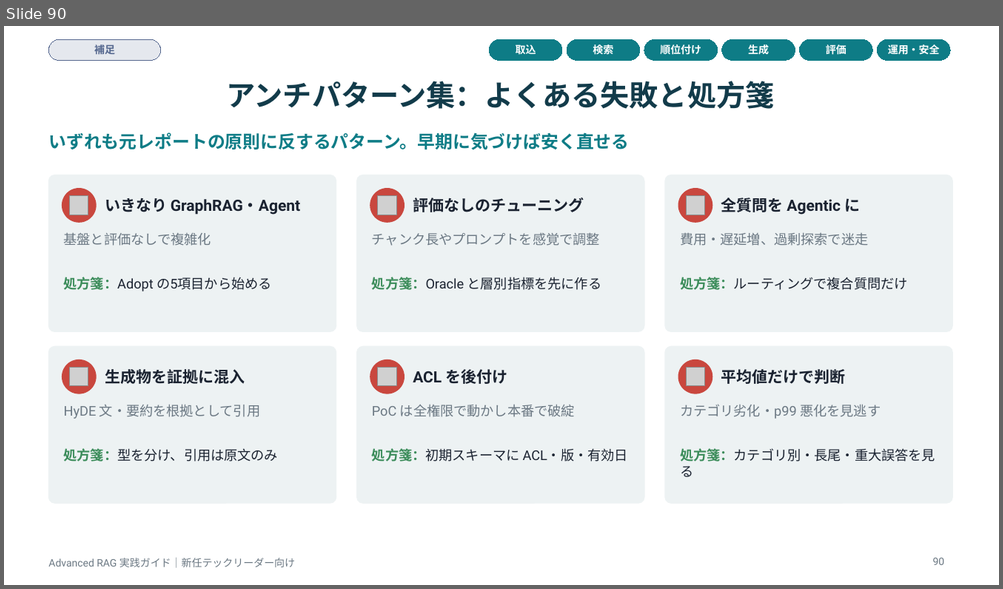
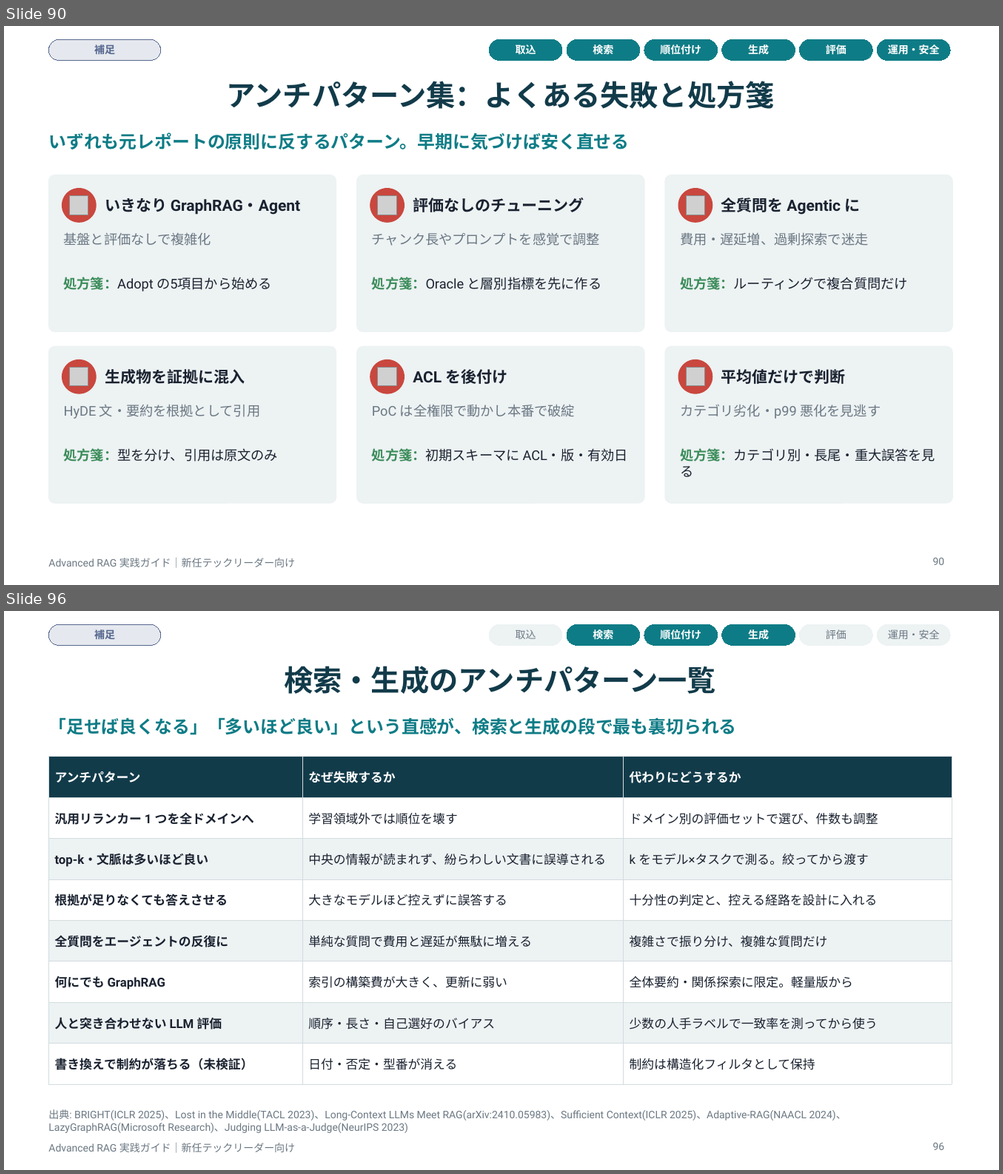
Before and after one commit to Takenori-Kusaka/advanced-rag-fmea-casestudy, a slide deck: slides/AdvancedRAG_実践ガイド.pptx. Shown one above the other, each under a label of ours: slide 90 before the commit, slides 90 and 96 after it; the slides between them are not shown. The pictures are 1003x589 and 1003x1174 pixels, drawn with LibreOffice and Linux fonts; fonts in the diff are those of the drawing; grey boxes stand for pictures. Boxes give left, top, right and bottom in pixels: in the first picture for what was removed or moved away, otherwise in the second. Text is boxed around its words. In the diff, an @@ line names an element or a change of style, - is before the commit and + after.

```diff
--- a/slides/AdvancedRAG_実践ガイド.pptx
+++ b/slides/AdvancedRAG_実践ガイド.pptx
@@ slide 96 added at [4, 611, 999, 1170], background #FFFFFF; not listed: 1 template element that a slide beside it also shows @@
@@ rounded rectangle added at [48, 624, 161, 645], fill #56688F at 15% opacity, outline #56688F 0.75 pt, 10 pt, text #56688F, bold @@
+補足
@@ rounded rectangle added at [489, 624, 562, 645], fill #EDF2F3, outline #EDF2F3 0.75 pt, 10 pt, text #6B7883 @@
+取込
@@ rounded rectangle added at [566, 624, 640, 645], fill #0E7C86, outline #0E7C86 0.75 pt, 10 pt, text #FFFFFF, bold @@
+検索
@@ rounded rectangle added at [644, 624, 717, 645], fill #0E7C86, outline #0E7C86 0.75 pt, 10 pt, text #FFFFFF, bold @@
+順位付け
@@ rounded rectangle added at [722, 624, 795, 645], fill #0E7C86, outline #0E7C86 0.75 pt, 10 pt, text #FFFFFF, bold @@
+生成
@@ rounded rectangle added at [800, 624, 873, 645], fill #EDF2F3, outline #EDF2F3 0.75 pt, 10 pt, text #6B7883 @@
+評価
@@ rounded rectangle added at [877, 624, 950, 645], fill #EDF2F3, outline #EDF2F3 0.75 pt, 10 pt, text #6B7883 @@
+運用・安全
@@ title added at [284, 666, 716, 694], 28 pt, text #123B4A, bold @@
+検索・生成のアンチパターン一覧
@@ text added at [48, 718, 736, 735], 17 pt, text #0E7C86, bold @@
+「足せば良くなる」「多いほど良い」という直感が、検索と生成の段で最も裏切られる
@@ table added at [48, 757, 951, 1073], 8 rows, 3 columns @@
+アンチパターン | なぜ失敗するか | 代わりにどうするか
+汎用リランカー 1 つを全ドメインへ | 学習領域外では順位を壊す | ドメイン別の評価セットで選び、件数も調整
+top-k・文脈は多いほど良い | 中央の情報が読まれず、紛らわしい文書に誤導される | k をモデル×タスクで測る。絞ってから渡す
+根拠が足りなくても答えさせる | 大きなモデルほど控えずに誤答する | 十分性の判定と、控える経路を設計に入れる
+全質問をエージェントの反復に | 単純な質問で費用と遅延が無駄に増える | 複雑さで振り分け、複雑な質問だけ
+何にでも GraphRAG | 索引の構築費が大きく、更新に弱い | 全体要約・関係探索に限定。軽量版から
+人と突き合わせない LLM 評価 | 順序・長さ・自己選好のバイアス | 少数の人手ラベルで一致率を測ってから使う
+書き換えで制約が落ちる（未検証） | 日付・否定・型番が消える | 制約は構造化フィルタとして保持
@@ text added at [48, 1110, 846, 1133], 10 pt, text #6B7883 @@
+出典: BRIGHT(ICLR 2025)、Lost in the Middle(TACL 2023)、Long-Context LLMs Meet RAG(arXiv:2410.05983)、Sufficient Context(ICLR 2025)、Adaptive-RAG(NAACL 2024)、LazyGraphRAG(Microsoft Research)、Judging LLM-as-a-Judge(NeurIPS 2023)
@@ page number added at [933, 1143, 945, 1150], 10 pt, text #6B7883 @@
+96
```
Also in this commit, not shown: 21 other slides added, 33 other files.
